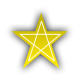
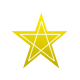
Revision of a layered w=80, h=80 image; what changed, layer by layer:
pixels changed over [6, 7, 73, 75] (layer not identified)
